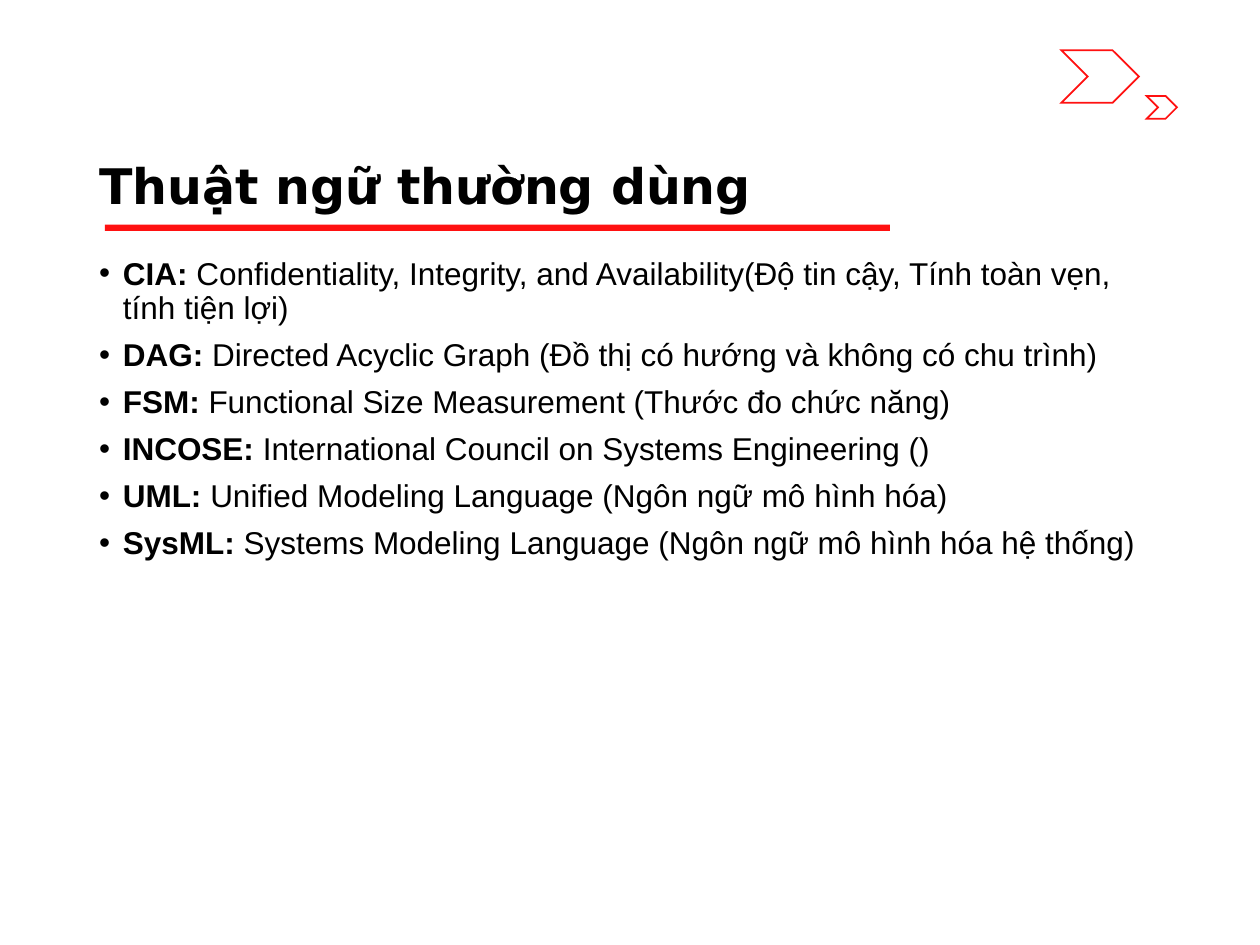
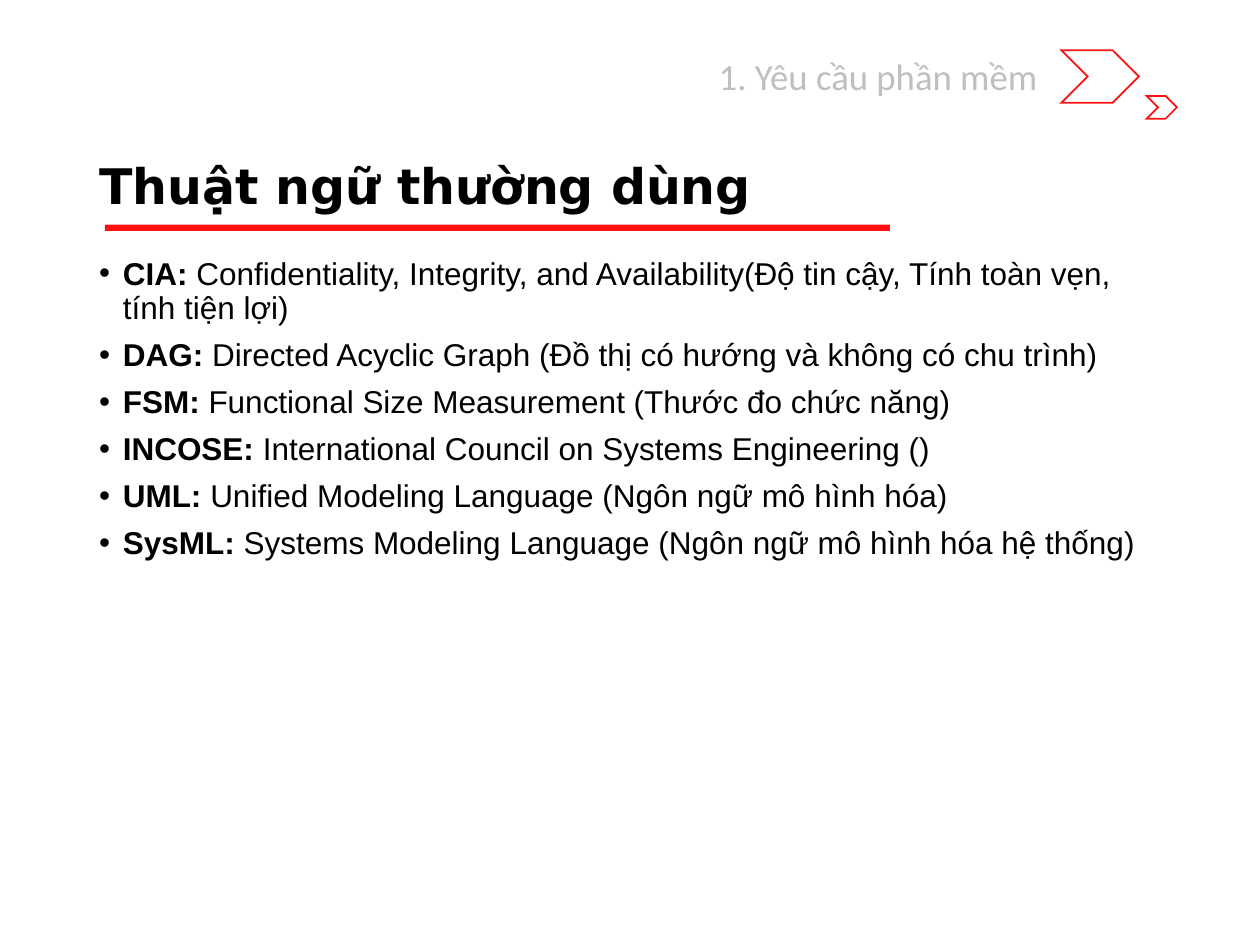
Before and after one commit to riverspart/uet-adv-sw-engineering, a slide deck: slide 3 of slide/release/chapter_1/slide.pptx. Drawn at 1260x945 pixels with LibreOffice and Linux fonts; fonts in the diff are those of the drawing. Boxes give left, top, right and bottom in pixels: in the first picture for what was removed or moved away, otherwise in the second. Text is boxed around its words. In the diff, an @@ line names an element or a change of style, - is before the commit and + after.

```diff
--- a/slide/release/chapter_1/slide.pptx
+++ b/slide/release/chapter_1/slide.pptx
@@ text added at (719,63,1037,96), 21 pt, text #BFBFBF @@
+1. Yêu cầu phần mềm
```
Also in this commit, not shown: 3 other slides changed, 6 slides added.
